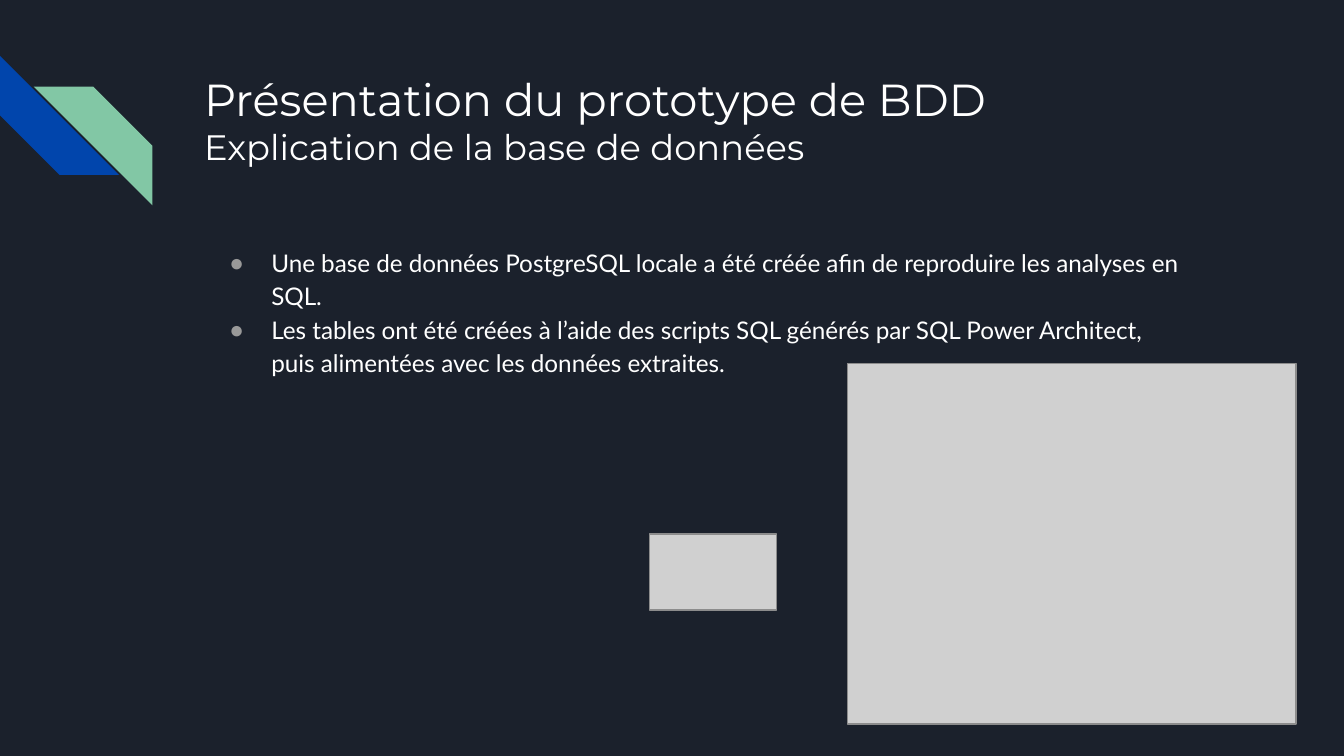
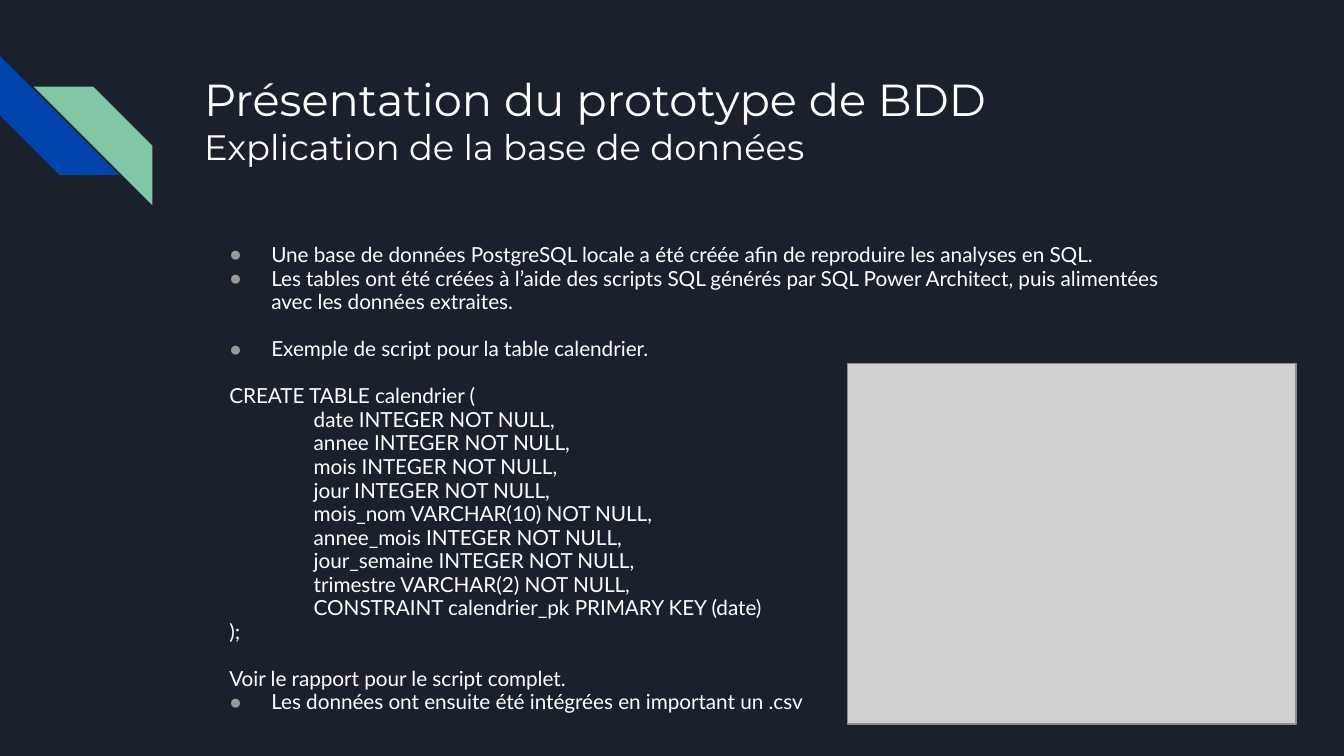
Before and after one commit to Sebules/Project_4_OpenClassrooms_Data_Engineer, a slide deck: slide 7 of presentation_sebastien_ulesie.pptx (slide 6 before the commit). Drawn at 1344x756 pixels with LibreOffice and Linux fonts; fonts in the diff are those of the drawing; grey boxes stand for pictures. Boxes give left, top, right and bottom in pixels: in the first picture for what was removed or moved away, otherwise in the second. Text is boxed around its words. In the diff, an @@ line names an element or a change of style, - is before the commit and + after.

```diff
--- a/presentation_sebastien_ulesie.pptx
+++ b/presentation_sebastien_ulesie.pptx
@@ text at (271,246,1158,309): size 13 to 11.1 pt in "Une base de données PostgreSQL locale a ...", "Les tables ont été créées à l’aide ..."; line spacing 1.15 to 0.95 @@
@@ text at (229,340,803,713): paragraphs added @@
+● Exemple de script pour la table calendrier.
+CREATE TABLE calendrier (
+date INTEGER NOT NULL,
+annee INTEGER NOT NULL,
+mois INTEGER NOT NULL,
+jour INTEGER NOT NULL,
+mois_nom VARCHAR(10) NOT NULL,
+annee_mois INTEGER NOT NULL,
+jour_semaine INTEGER NOT NULL,
+trimestre VARCHAR(2) NOT NULL,
+CONSTRAINT calendrier_pk PRIMARY KEY (date)
+);
+Voir le rapport pour le script complet.
+● Les données ont ensuite été intégrées en important un .csv
@@ picture removed at (650,534,777,610) @@
```
Also in this commit, not shown: 2 other slides changed, 1 slide added.
